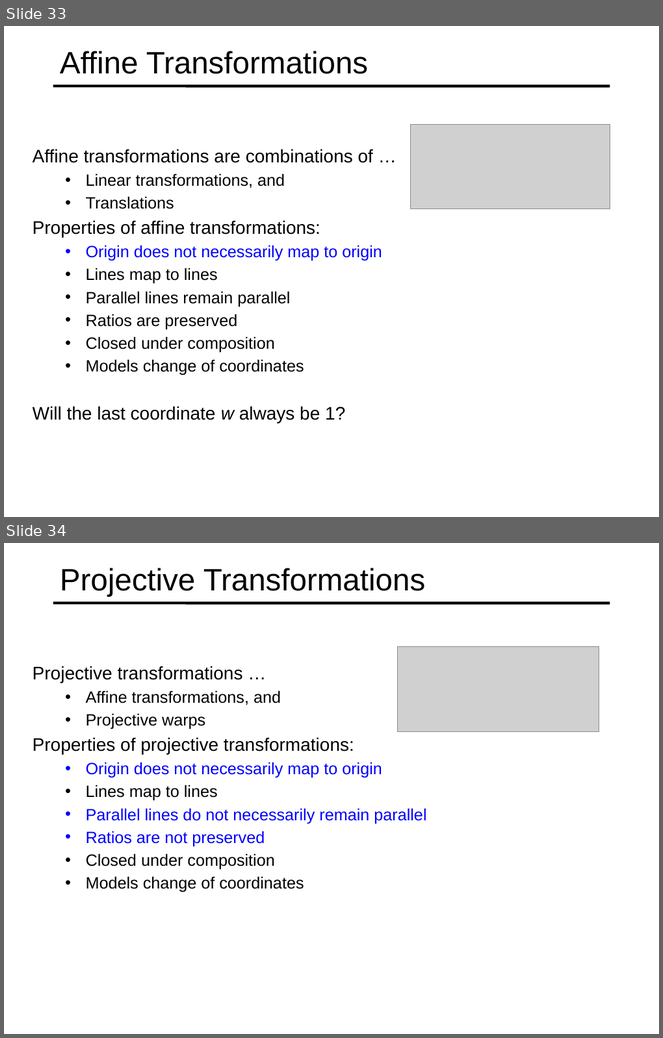
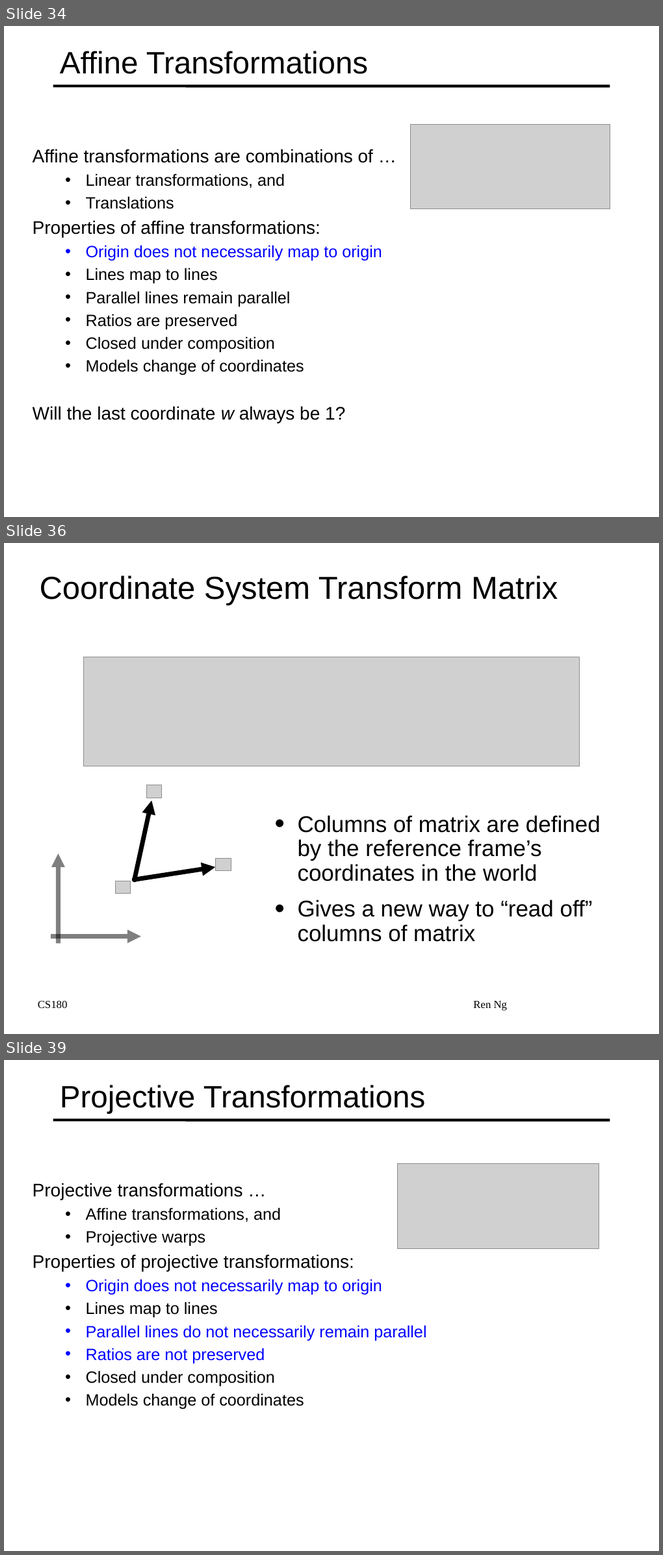
Before and after one commit to cal-cs180/cal-cs180.github.io, a slide deck: fa26/Lectures/ImageTransformations2026.pptx. Shown one above the other, each under a label of ours: slides 33 and 34 before the commit, slides 34, 36 and 39 after it; the slides between them are not shown. The pictures are 663x1038 and 663x1555 pixels, drawn with LibreOffice and Linux fonts; fonts in the diff are those of the drawing; grey boxes stand for pictures; background and template pictures are left out. Boxes give left, top, right and bottom in pixels: in the first picture for what was removed or moved away, otherwise in the second. Text is boxed around its words. In the diff, an @@ line names an element or a change of style, - is before the commit and + after.

Commit message:
fa26: replace Oct 6 Image Transformations with Ren's updated deck
Updated slides from Ren Ng (Re: Slides for today) — adds announcements
and expands to 49 pages; keep schedule title and ambassadors thumbnail.

```diff
--- a/fa26/Lectures/ImageTransformations2026.pptx
+++ b/fa26/Lectures/ImageTransformations2026.pptx
@@ slide 36 added at (x1=4, y1=543, x2=659, y2=1034), background #FFFFFF @@
@@ title added at (x1=40, y1=575, x2=558, y2=605), 35 pt, text #000000 @@
+Coordinate System Transform Matrix
@@ picture added at (x1=84, y1=657, x2=580, y2=767) @@
@@ group added at (x1=51, y1=785, x2=231, y2=944): 4 arrows, 3 pictures, 1 ellipse @@
@@ text added at (x1=298, y1=815, x2=601, y2=942), 25 pt, text #000000 @@
+  • Columns of matrix are defined by the reference frame’s coordinates in the world
+  • Gives a new way to “read off” columns of matrix
@@ text added at (x1=38, y1=1001, x2=68, y2=1008), 12 pt, text #000000 @@
+CS180
@@ text added at (x1=473, y1=1001, x2=508, y2=1011), 12 pt, text #000000 @@
+Ren Ng
@@ what was slide 33 is now slide 34 @@
@@ what was slide 34 is now slide 39 @@
```
Also in this commit, not shown: 1 slide changed, 11 other slides added, 1 other file.
